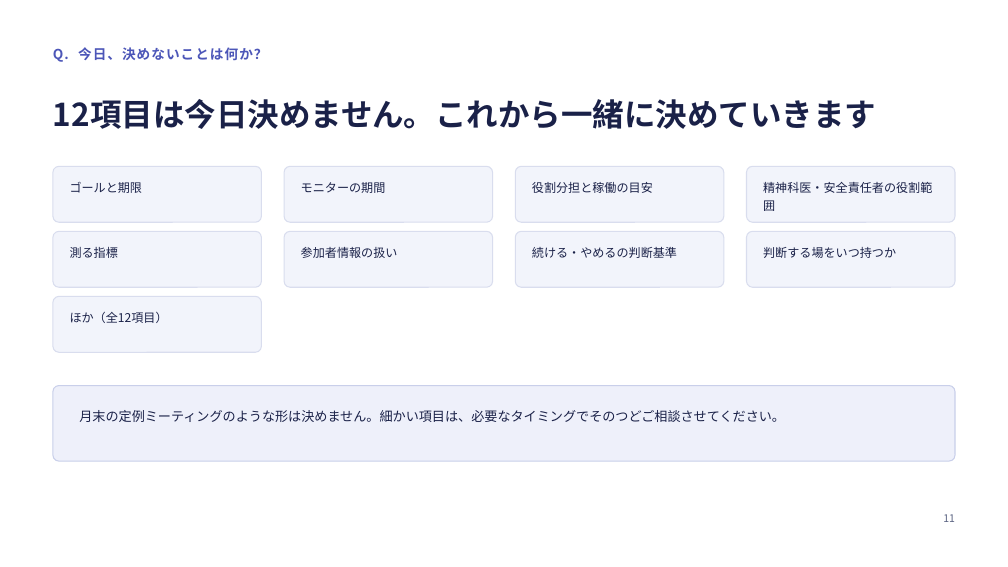
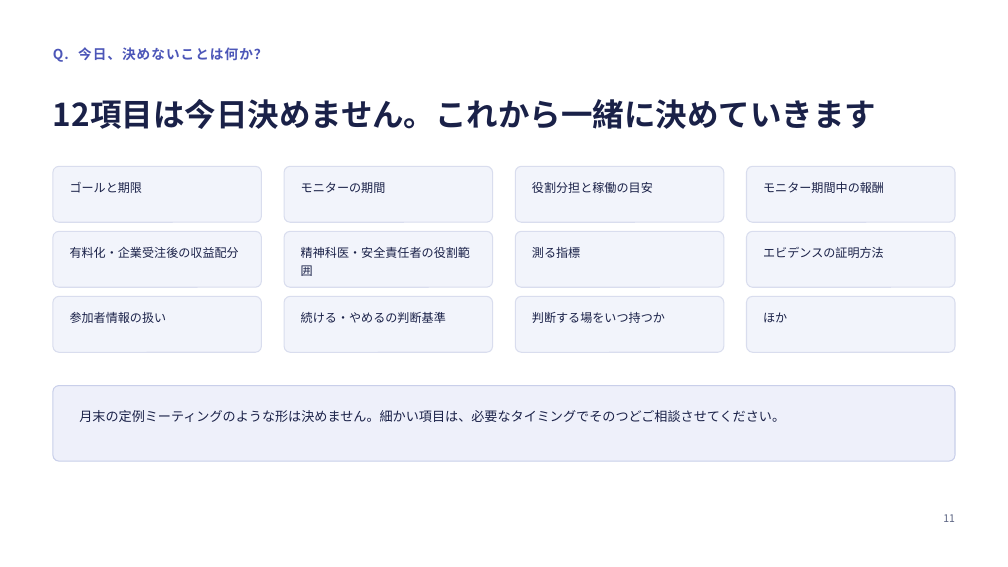
Before and after one commit to kuma-0509/yorucare, a slide deck: slide 11 of docs/ヨルケア事業化プラン_伊藤さん_20260905.pptx. Drawn at 1008x567 pixels with LibreOffice and Linux fonts; fonts in the diff are those of the drawing. Boxes give left, top, right and bottom in pixels: in the first picture for what was removed or moved away, otherwise in the second. Text is boxed around its words. In the diff, an @@ line names an element or a change of style, - is before the commit and + after.

```diff
--- a/docs/ヨルケア事業化プラン_伊藤さん_20260905.pptx
+++ b/docs/ヨルケア事業化プラン_伊藤さん_20260905.pptx
@@ text at [763, 182, 884, 193]: text changed @@
-精神科医・安全責任者の役割範囲
+モニター期間中の報酬
@@ text at [70, 247, 239, 258]: text changed @@
-測る指標
+有料化・企業受注後の収益配分
@@ text at [301, 247, 470, 278]: text changed @@
-参加者情報の扱い
+精神科医・安全責任者の役割範囲
@@ text at [532, 247, 580, 258]: text changed @@
-続ける・やめるの判断基準
+測る指標
@@ text at [763, 247, 884, 258]: text changed @@
-判断する場をいつ持つか
+エビデンスの証明方法
@@ rounded rectangle added at [284, 296, 493, 352], fill #F2F4FB, outline #D9DDEE 1 pt @@
@@ rounded rectangle added at [516, 296, 724, 352], fill #F2F4FB, outline #D9DDEE 1 pt @@
@@ rounded rectangle added at [746, 296, 955, 352], fill #F2F4FB, outline #D9DDEE 1 pt @@
@@ text at [70, 312, 167, 323]: text changed @@
-ほか（全12項目）
+参加者情報の扱い
@@ text added at [301, 312, 446, 323], 11.5 pt, text #1A2148 @@
+続ける・やめるの判断基準
@@ text added at [532, 312, 665, 323], 11.5 pt, text #1A2148 @@
+判断する場をいつ持つか
@@ text added at [763, 312, 787, 323], 11.5 pt, text #1A2148 @@
+ほか
```
Also in this commit, not shown: 2 other files.
